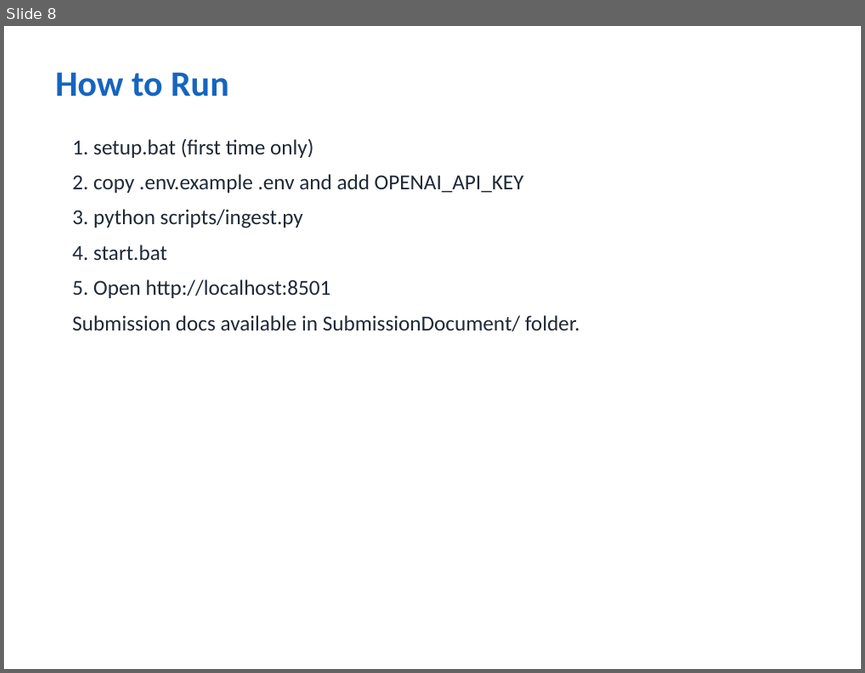
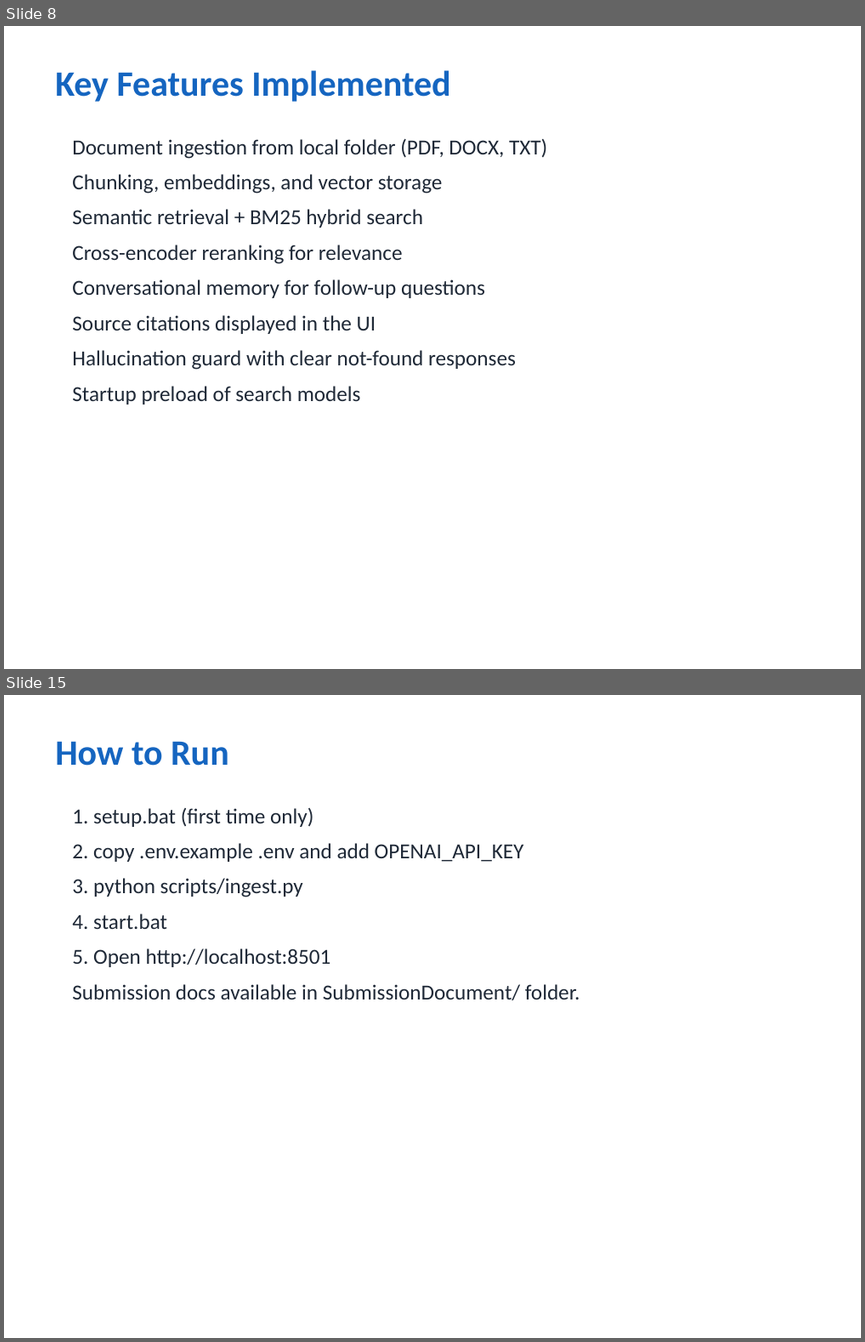
Before and after one commit to vivekkumar-io/iit-patna, a slide deck: SubmissionDocument/Enterprise_Knowledge_Assistant_Vivek_kumar.pptx. Shown one above the other, each under a label of ours: slide 8 before the commit, slides 8 and 15 after it; the slides between them are not shown. The pictures are 865x673 and 865x1342 pixels, drawn with LibreOffice and Linux fonts; fonts in the diff are those of the drawing. Boxes give left, top, right and bottom in pixels: in the first picture for what was removed or moved away, otherwise in the second. Text is boxed around its words. In the diff, an @@ line names an element or a change of style, - is before the commit and + after.

```diff
--- a/SubmissionDocument/Enterprise_Knowledge_Assistant_Vivek_kumar.pptx
+++ b/SubmissionDocument/Enterprise_Knowledge_Assistant_Vivek_kumar.pptx
@@ slide 8 added at (4, 26, 861, 669), background #FFFFFF @@
@@ text added at (55, 70, 450, 102), 30 pt, text #1565C0, bold @@
+Key Features Implemented
@@ text added at (72, 138, 547, 404), 18 pt, text #1F2937 @@
+Document ingestion from local folder (PDF, DOCX, TXT)
+Chunking, embeddings, and vector storage
+Semantic retrieval + BM25 hybrid search
+Cross-encoder reranking for relevance
+Conversational memory for follow-up questions
+Source citations displayed in the UI
+Hallucination guard with clear not-found responses
+Startup preload of search models
@@ what was slide 8 is now slide 15 @@
```
Also in this commit, not shown: 5 slides changed, 6 other slides added, 1 other file.
